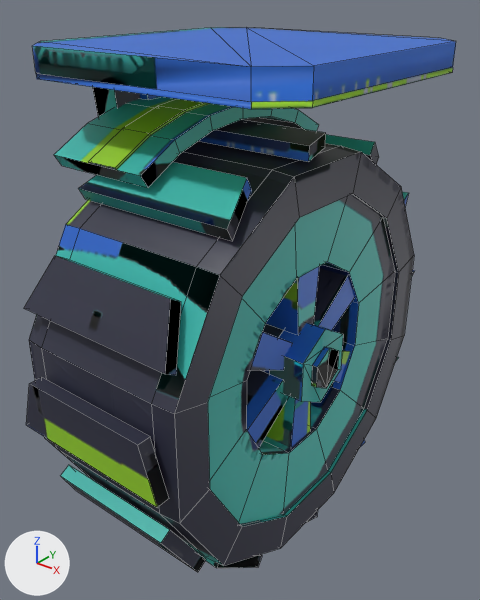
A saved change to the FBX model Tools/ModelFactory/R4SixStyles1/models/03_ArcadeLowPoly/R4M_Wheel/R4M_Wheel.fbx.
One viewpoint serves both versions: a camera (50 mm lens) standing at (0.675, -0.864, 0.349) and looking at (-0.014, -0.003, -0.185). The lights are fixed; the arrows at lower left show +X, +Y and +Z. The first picture is the older version. Mesh edges are drawn as thin lines. Where no turn or scale is listed for an object, it has been applied to the vertices. Vertices at exactly the same position are counted once.

Objects in the first picture: 'R4M_Wheel_Mount', 'R4M_Wheel_Rotor'.
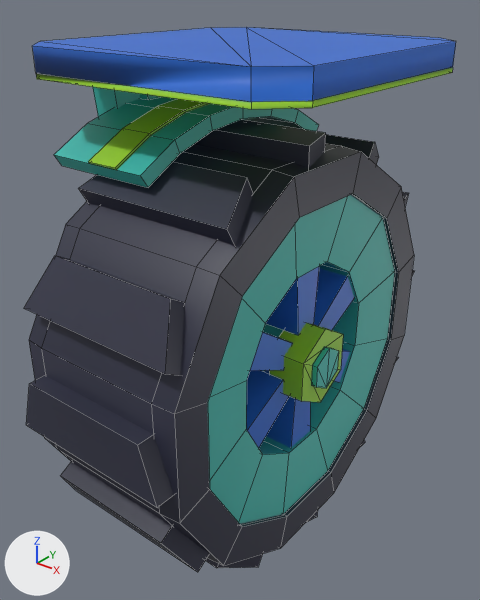
Changed parts and their boxes (x1, y1, x2, y2) in the pictures (480 x 600 px; the box of a moved part takes in the faces that stretch with it):
'R4M_Wheel_Rotor', reshaped, surface changed: (24, 120, 414, 572) in both
part 1 of me_r4m_wheel_rotor, moved or reshaped: (29, 130, 414, 572) in both
part 2 of me_r4m_wheel_rotor, surface changed: (30, 125, 414, 572) in both
part 3 of me_r4m_wheel_mount, surface changed: (32, 27, 452, 187) in both

Diff of the bpy script that builds the scene:
```diff
--- a/Tools/ModelFactory/R4SixStyles1/models/03_ArcadeLowPoly/R4M_Wheel/R4M_Wheel.fbx.py
+++ b/Tools/ModelFactory/R4SixStyles1/models/03_ArcadeLowPoly/R4M_Wheel/R4M_Wheel.fbx.py
@@ me_r4m_wheel_mount @@
 # used by ob_r4m_wheel_mount; location = (0.0, 0.0, 0.0)
-me_r4m_wheel_mount.from_pydata(...)  # 116 vertices, 124 faces; spans x -0.254..0.25, y -0.25..0.25, z -0.312..0.26
+me_r4m_wheel_mount.from_pydata(...)  # 128 vertices, 138 faces; spans x -0.254..0.25, y -0.25..0.25, z -0.312..0.26
+# me_r4m_wheel_mount part 3: 91 kept faces spanning x -0.254..0.25, y -0.25..0.25, z -0.312..0.26 get new texture (UV) coordinates
+# edits to the shape of me_r4m_wheel_mount do not show in these pictures
 me_r4m_wheel_mount.materials.append(mat_r4m_wheel_03_arcadelowpoly)
@@ me_r4m_wheel_rotor @@
 me_r4m_wheel_rotor.from_pydata(...)  # 312 vertices, 288 faces; spans x -0.158..0.178, y -0.389..0.389, z -0.389..0.389
 # used by ob_r4m_wheel_rotor; location = (0.0, 0.0, -0.26)
+# me_r4m_wheel_rotor part 1: 48 of 312 vertices moved; they spanned x -0.15..0.15, y -0.366..0.366, z -0.366..0.366 and now span x -0.15..0.15, y -0.352..0.352, z -0.352..0.352; mean shift (0.0, 0.0, 0.0); largest move (-0.15, -0.223, 0.294) -> (-0.15, -0.216, 0.282)
+# me_r4m_wheel_rotor part 2: texture (UV) coordinates of 287 of 288 faces, centred in x -0.158..0.178, y -0.389..0.389, z -0.389..0.389, changed; they spanned u 0.0..0.99, v 0.0..1.0 and now span u 0.0..0.99, v 0.0..1.0
 me_r4m_wheel_rotor.materials.append(mat_r4m_wheel_03_arcadelowpoly)
```
